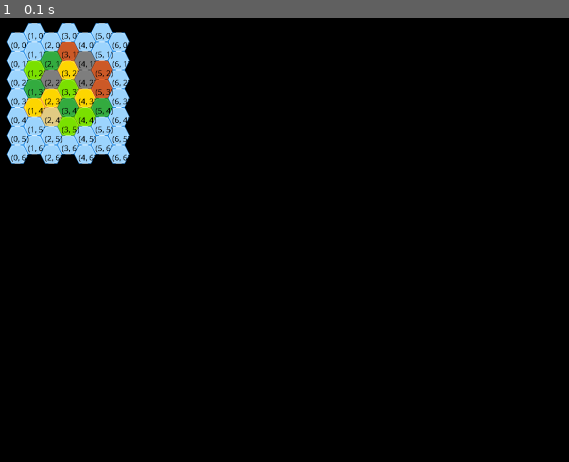
Above: before the commit, frame 1.
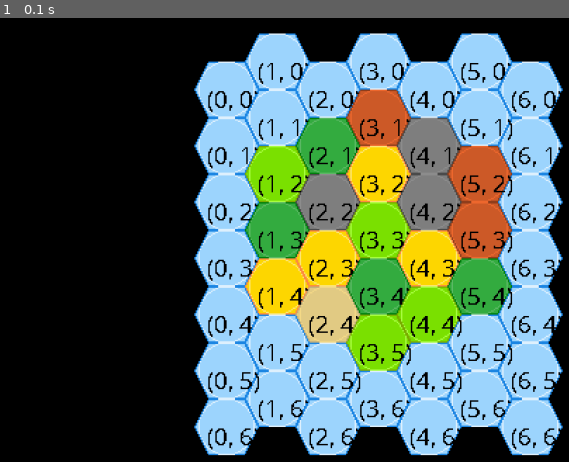
Above: after the commit, the same moment.

Repository: mplch/catanpy
Game: pygame game, started from run.py
The game is run twice, just before and just after one commit, with the same random seed, the same clock (stepped at 60 frames per second) and the same inputs.
Inputs:
- Up to frame 1 (0.1 s): no input

The runs differ from the first frame. In frame 1, 60% of the frame differs, in the area x 1-99%, y 1-99%.

Commit message:
W,12; Transfer to multiple files utilising OOP concepts DONE!

Diff:
--- a/run.py
+++ b/run.py
@@ -53,6 +53,8 @@
 
 mapgen.draw_map_def_hex_v2(mymymysurface)
 
+mymymysurface.scale_by()
+
 screen.blit(mymymysurface.surf_board, (0,0))
 
 
--- a/source/render.py
+++ b/source/render.py
@@ -29,11 +29,13 @@
         # !!! surface init
         pass
 
-    def scaleup(self):
+    def scale_by(self, scale=None):
+        if scale is None:
+            scale = self.scale
         self.surf_board = pygame.transform.scale_by(
-            self.surf_board, (self.scale, self.scale)
+            self.surf_board, (scale, scale)
         )
-        print("Info: MySurface: \"Scaling up.\"")
+        print("Info: MySurface: \"Scaling by factor of\"", scale)
 
     # restructuralize place_hex and puttile and print coords function
 
@@ -92,9 +94,10 @@
     * calculate 'SCA' scalar accordingly to user's display
     """
     mindim = min(dims)
-    scale = mindim / C.TILES_RANGE // C.TILE_SIZE  # round_down  # capitals?
+    scale = mindim // C.TILES_RANGE // C.TILE_SIZE  # round_down  # capitals?
     print("scale:", scale)
     # test! vary! check tiling!
+    scale = 1 if scale == 0 else scale
     return scale
 
 """
